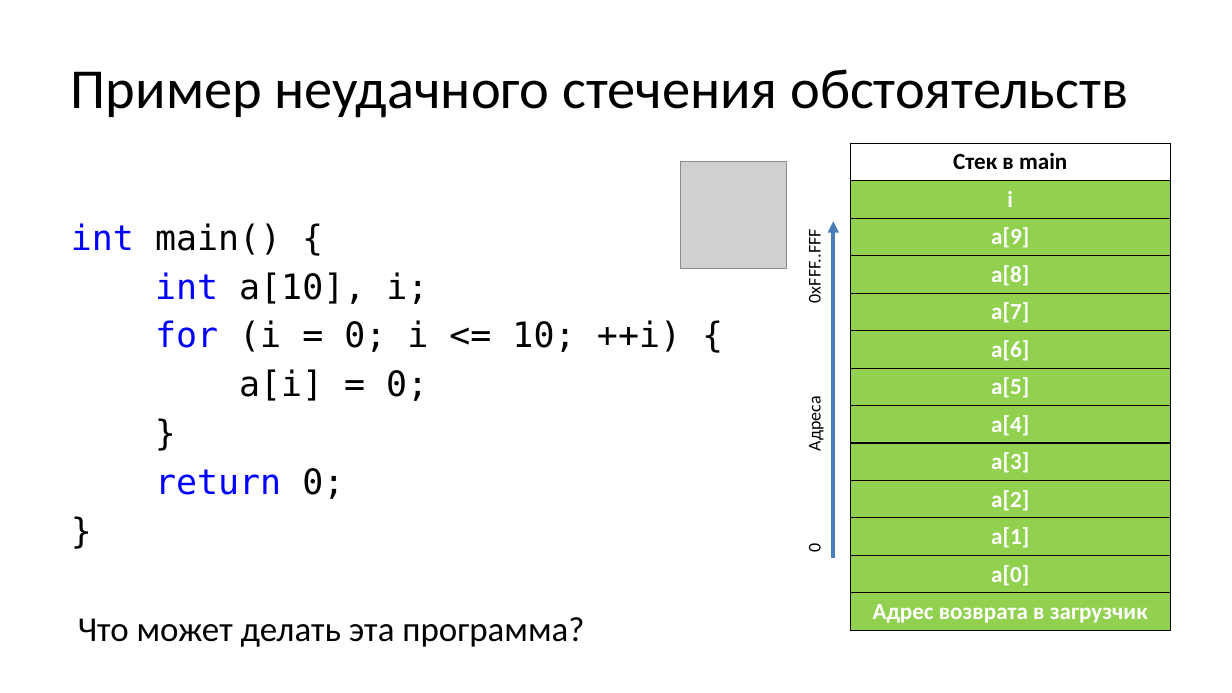
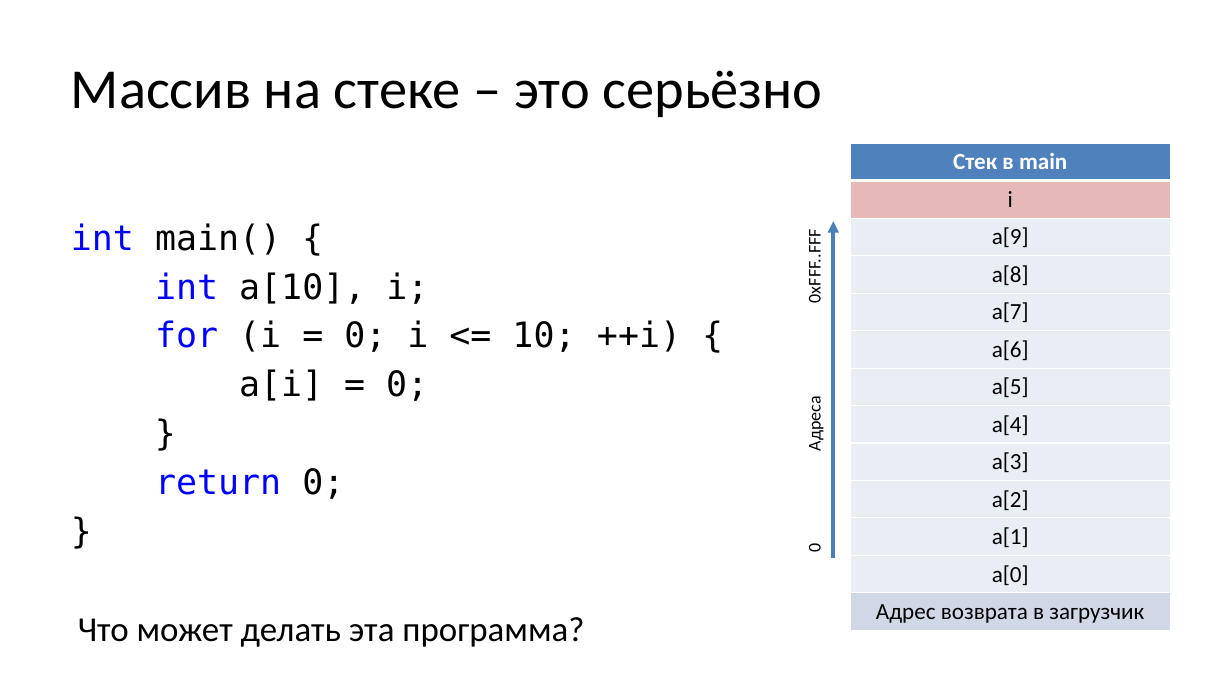
Before and after one commit to Evgueni-Petrov-aka-espetrov/Algorithms-and-Programming-in-C-pptx, a slide deck: slide 40 of 05 Функции.pptx (slide 10 before the commit). Drawn at 1232x693 pixels with LibreOffice and Linux fonts; fonts in the diff are those of the drawing; grey boxes stand for pictures. Boxes give left, top, right and bottom in pixels: in the first picture for what was removed or moved away, otherwise in the second. Text is boxed around its words. In the diff, an @@ line names an element or a change of style, - is before the commit and + after.

```diff
--- a/05 Функции.pptx
+++ b/05 Функции.pptx
@@ title at (71,70,823,117): text changed @@
-Пример неудачного стечения обстоятельств
+Массив на стеке – это серьёзно
@@ table at (850,143,1170,627) @@
@@ fill none to #4F81BD in row 1, column 1 @@
@@ fill #92D050 to #E6B9B8 in row 2, column 1 @@
@@ fill #92D050 to #E9EDF4 in 10 cells @@
@@ fill #92D050 to #D0D8E8 in row 13, column 1 @@
@@ text colour #000000 to #FFFFFF in "Стек в main" @@
@@ text colour #FFFFFF to #000000, bold off in "i", "a[9]", "a[8]", "a[7]" and 8 more places @@
@@ borders changed @@
@@ picture removed at (681,162,787,269) @@
```
Also in this commit, not shown: 17 other slides changed, 81 slides added, 2 slides removed.
